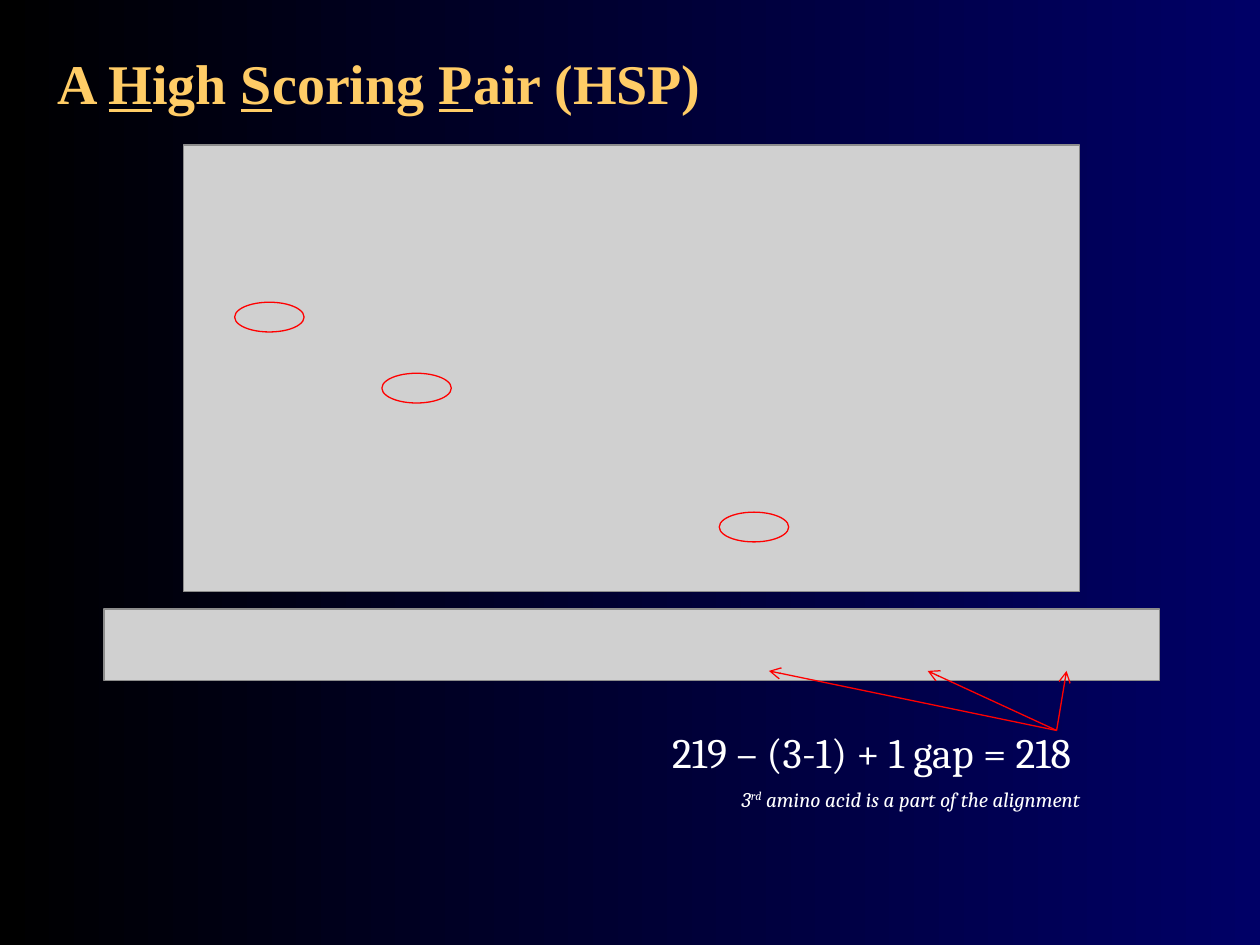
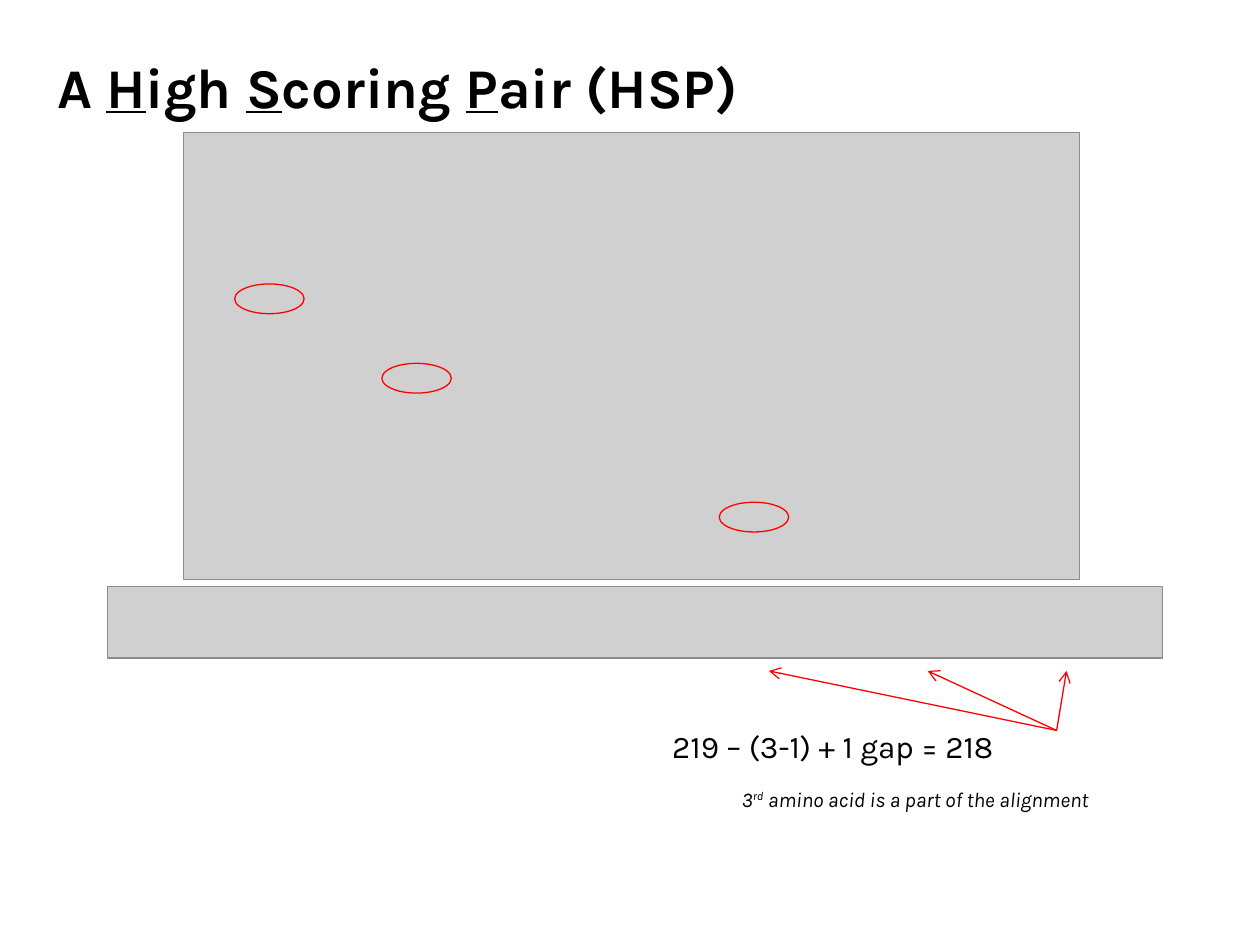
Before and after one commit to agmcarthur/Biochem-3BP3, a slide deck: slide 12 of Lectures/Lecture 2 - Sequence Searching.pptx. Drawn at 1260x945 pixels with LibreOffice and Linux fonts; fonts in the diff are those of the drawing; grey boxes stand for pictures. Boxes give left, top, right and bottom in pixels: in the first picture for what was removed or moved away, otherwise in the second. Text is boxed around its words. In the diff, an @@ line names an element or a change of style, - is before the commit and + after.

```diff
--- a/Lectures/Lecture 2 - Sequence Searching.pptx
+++ b/Lectures/Lecture 2 - Sequence Searching.pptx
@@ background gradient #000000 to #000066 to #FFFFFF @@
@@ title "A High Scoring Pair (HSP)" at bbox=[57, 66, 737, 122]: font Times New Roman to Karla, text colour #FFCC66 to #000000; line spacing 1 to 0.9; vertical alignment middle to bottom @@
@@ picture: place and size @@
-picture at bbox=[184, 145, 1080, 591]
+picture at bbox=[184, 132, 1080, 578]
@@ ellipse: place and size @@
-ellipse at bbox=[234, 302, 304, 333]
+ellipse at bbox=[234, 284, 304, 314]
@@ ellipse: place and size @@
-ellipse at bbox=[382, 373, 451, 403]
+ellipse at bbox=[382, 363, 451, 393]
@@ ellipse: place and size @@
-ellipse at bbox=[719, 512, 789, 542]
+ellipse at bbox=[719, 503, 789, 533]
@@ picture: place and size @@
-picture at bbox=[105, 609, 1160, 680]
+picture at bbox=[107, 586, 1163, 658]
@@ text "219 – (3-1) + 1 ..." at bbox=[672, 735, 993, 766]: size 24 to 18 pt, font Cambria to Karla, text colour #FFFFFF to #000000 @@
@@ text "3rd amino acid is a ..." at bbox=[768, 792, 1088, 812]: font Cambria to Karla, text colour #FFFFFF to #000000 @@
```
Also in this commit, not shown: 45 other slides changed, 13 other files.
